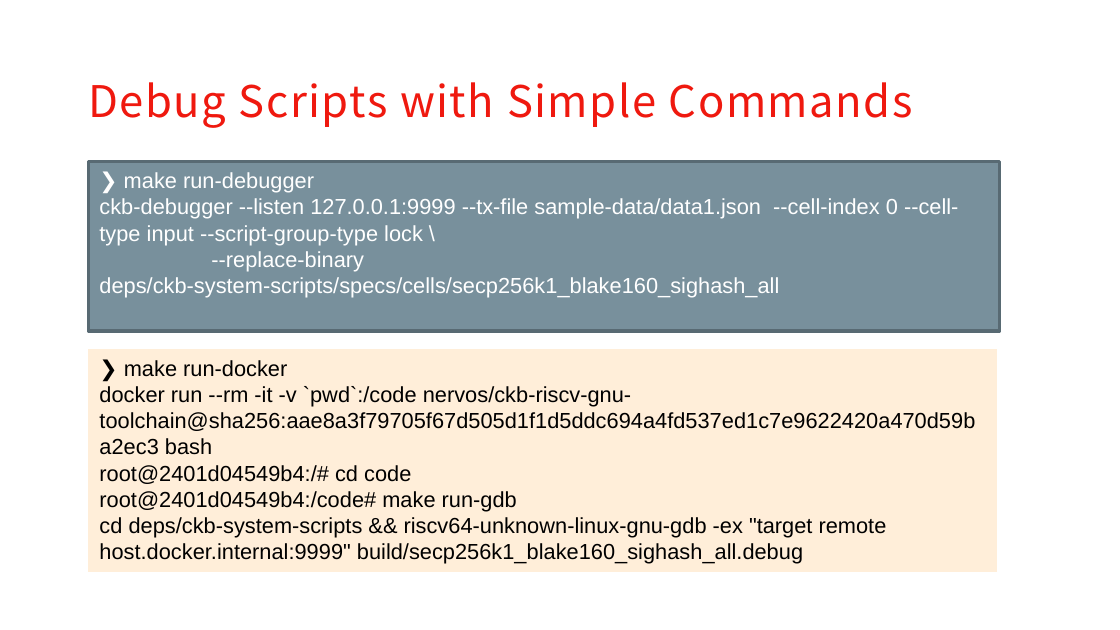
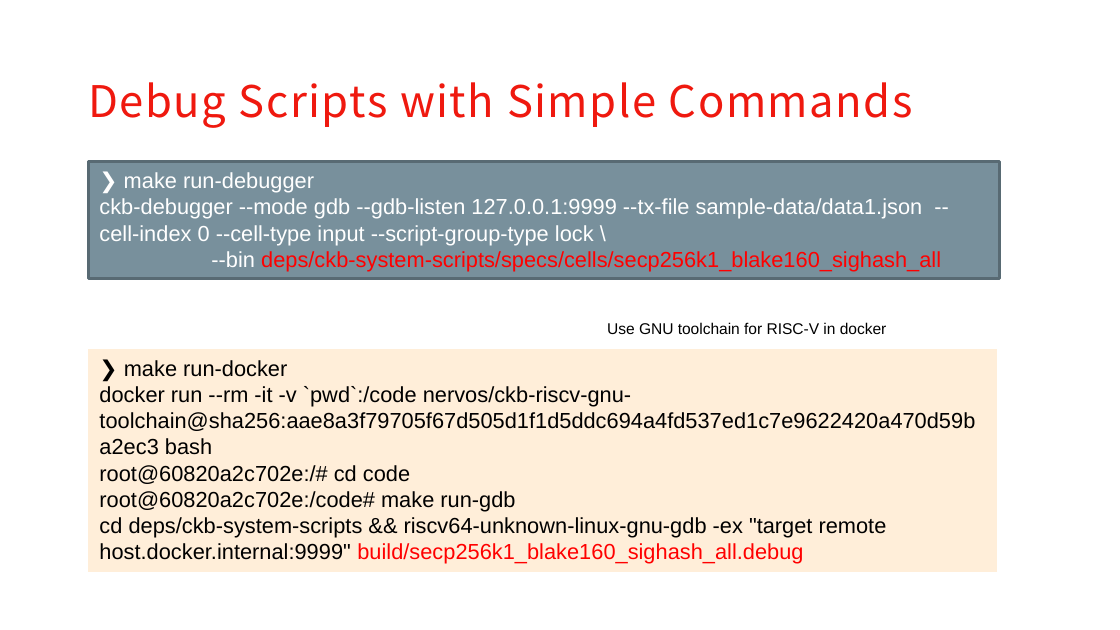
Before and after one commit to XuJiandong/ckb-debugger-playground, a slide deck: slide 9 of slides/presentation.pptx (slide 10 before the commit). Drawn at 1120x630 pixels with LibreOffice and Linux fonts; fonts in the diff are those of the drawing; background and template pictures are left out. Boxes give left, top, right and bottom in pixels: in the first picture for what was removed or moved away, otherwise in the second. Text is boxed around its words. In the diff, an @@ line names an element or a change of style, - is before the commit and + after.

Commit message:
updated according to new ckb-debugger

```diff
--- a/slides/presentation.pptx
+++ b/slides/presentation.pptx
@@ rectangle "❯ make run-debugger": place and size @@
-rectangle "❯ make run-debugger" at <box>88,161,1000,330</box>
+rectangle "❯ make run-debugger" at <box>88,161,1000,278</box>
@@ text in rectangle at <box>99,198,941,272</box>: text changed @@
-ckb-debugger --listen 127.0.0.1:9999 --tx-file sample-data/data1.json --cell-index 0 --cell-type input --script-group-type lock \
---replace-binary deps/ckb-system-scripts/specs/cells/secp256k1_blake160_sighash_all
+ckb-debugger --mode gdb --gdb-listen 127.0.0.1:9999 --tx-file sample-data/data1.json --cell-index 0 --cell-type input --script-group-type lock \
+--bin deps/ckb-system-scripts/specs/cells/secp256k1_blake160_sighash_all
@@ text added at <box>607,322,887,334</box>, 10 pt, text #000000 @@
+Use GNU toolchain for RISC-V in docker
@@ text in rectangle at <box>99,465,515,512</box>: text changed @@
-root@2401d04549b4:/# cd code
-root@2401d04549b4:/code# make run-gdb
+root@60820a2c702e:/# cd code
+root@60820a2c702e:/code# make run-gdb
@@ text in rectangle at <box>99,517,887,564</box>: text colour #000000 to #FF0000 in "build/secp256k1_blake160_sighash_all.debug" @@
```
Also in this commit, not shown: 7 other slides changed, 3 slides added, 2 other files.
